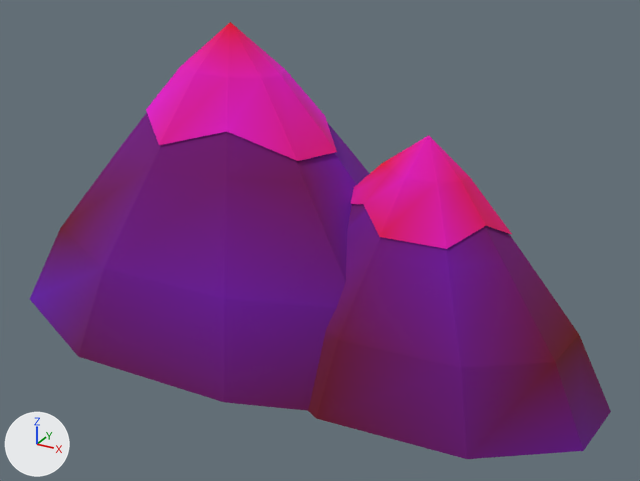
Two versions of the glTF model ArtSource/Exports/Environment/Mountain_Back_02.glb, one commit apart.
Rendered twice from a 50 mm lens placed at (53.7, -78.2, 50.6), pointed at (10.3, 0.7, 11.2). Arrows for +X, +Y and +Z are at lower left; the lights stay in place. The older version comes first. Vertices at exactly the same position are counted once.

Names of what the first picture shows: 'Mountain_Back_02'.
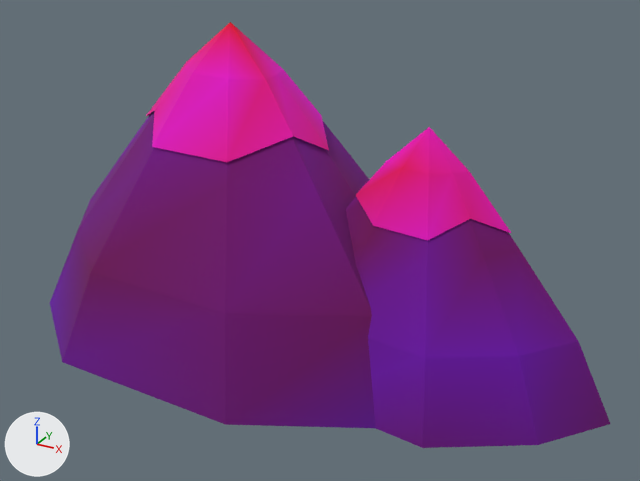
Changed parts and their boxes [x1, y1, x2, y2] in the pictures (640 x 481 px; the box of a moved part takes in the faces that stretch with it):
'Mountain_Back_02', reshaped, recoloured: before [30, 22, 611, 459]; after [50, 22, 610, 448]
part 1 of me_mountain_back_02, moved or reshaped: before [30, 24, 611, 459]; after [50, 24, 610, 448]
part 2 of me_mountain_back_02, recoloured: before [30, 24, 611, 459]; after [50, 24, 610, 448]

The change in detail:
me_mountain_back_02 is used by ob_mountain_back_02; location (0.0, 0.0, 0.0).
me_mountain_back_02 had 112 vertices, 180 faces and spanned x -31.2..43.0, y -15.0..16.5, z -2.0..34.2.
me_mountain_back_02 now has 112 vertices, 180 faces and spans x -32.2..43.4, y -17.7..18.8, z -2.0..34.2.
me_mountain_back_02 part 1: 110 of 112 vertices moved; they spanned x -31.2..43.0, y -15.0..16.5, z -2.0..29.2 and now span x -32.2..43.4, y -17.7..18.8, z -2.0..29.2; mean shift (0.1, -0.2, 0.2); largest move (-18.1, 14.0, -2.0) -> (22.8, 13.3, -2.0).
me_mountain_back_02 part 2: 180 faces centred in x -27.1..41.4, y -13.7..14.3, z 0.8..30.9 are repainted in the vertex colours; the middle colour goes from pink #fd00bb to pink #fd00b6.
